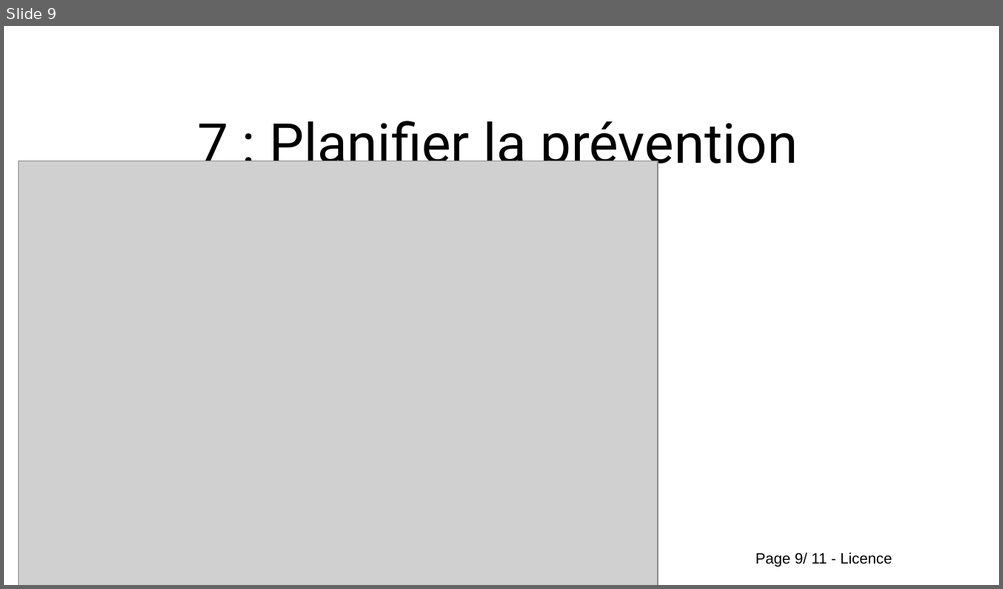
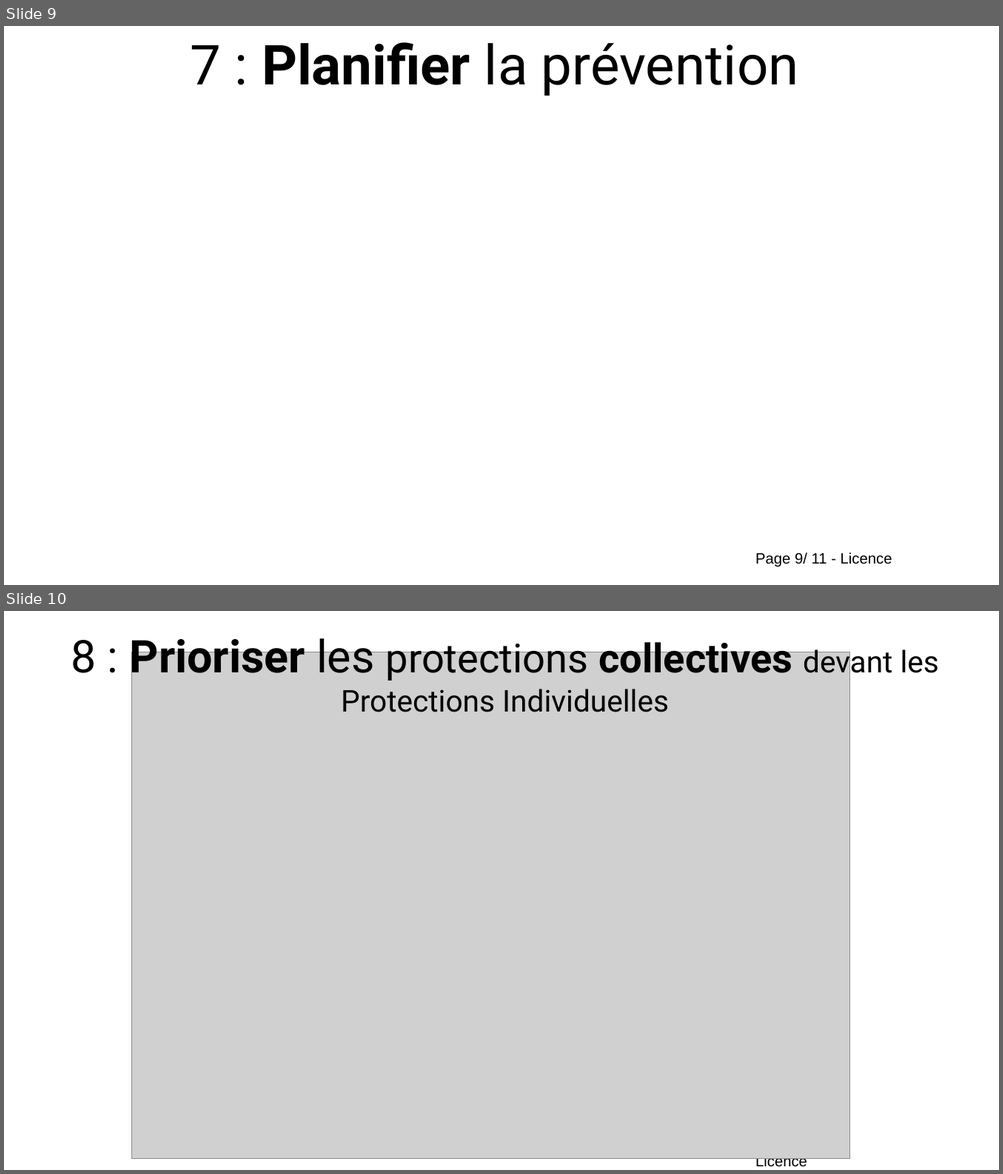
Before and after one commit to Evarisk/bibliotheque-media-risque, a slide deck: causerie/prevention/9_principes_prevention/causerie_9_principes_prevention.odp. Shown one above the other, each under a label of ours: slide 9 before the commit, slides 9 and 10 after it. The pictures are 1003x589 and 1003x1174 pixels, drawn with LibreOffice and Linux fonts; fonts in the diff are those of the drawing; grey boxes stand for pictures; background and template pictures are left out. Boxes give left, top, right and bottom in pixels: in the first picture for what was removed or moved away, otherwise in the second. Text is boxed around its words. In the diff, an @@ line names an element or a change of style, - is before the commit and + after.

```diff
--- a/causerie/prevention/9_principes_prevention/causerie_9_principes_prevention.odp
+++ b/causerie/prevention/9_principes_prevention/causerie_9_principes_prevention.odp
@@ slide 10 added at [4, 611, 999, 1170], background #FFFFFF; not listed: 1 template element that a slide beside it also shows @@
@@ title added at [71, 632, 939, 712], 24 pt, text #000000 @@
+8 : Prioriser les protections collectives devant les Protections Individuelles
@@ picture added at [132, 652, 850, 1160] @@
@@ slide 9 changed as well @@
@@ title "7 : Planifier la prévention": place and size @@
-title "7 : Planifier la prévention" at [198, 121, 798, 176]
+title "7 : Planifier la prévention" at [190, 42, 799, 96]
@@ title "7 : Planifier la prévention" at [190, 42, 799, 96]: bold on in "Planifier" @@
@@ picture removed at [19, 161, 658, 585] @@
```
Also in this commit, not shown: 9 other slides changed, 1 slide removed.
